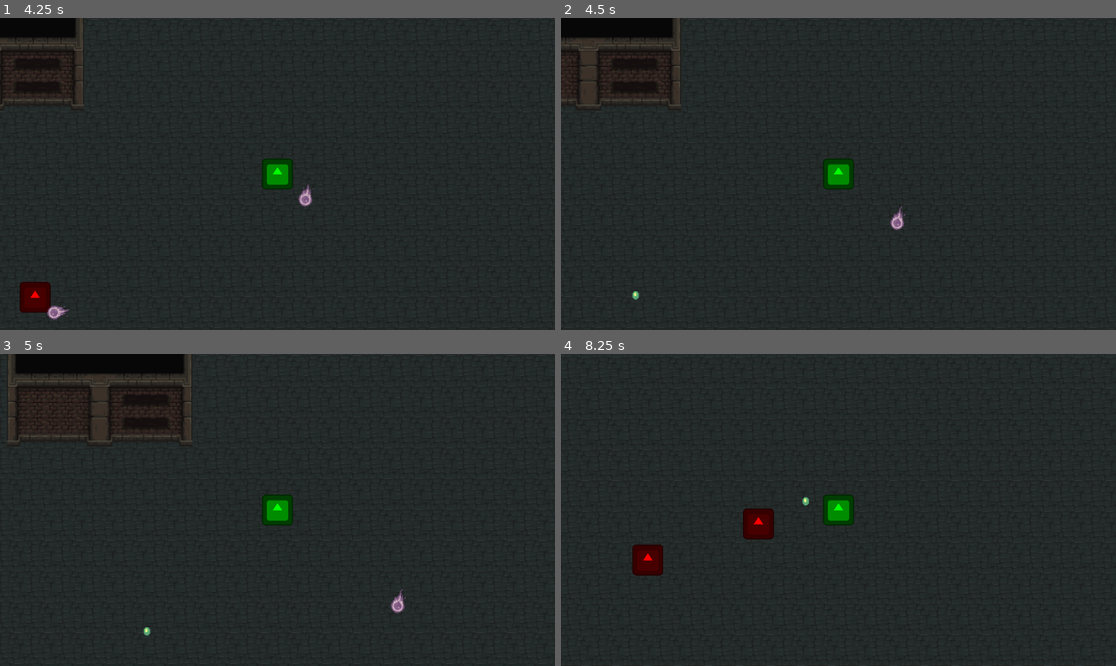
Above: before the commit, frames 1-4 (two rows, left to right).
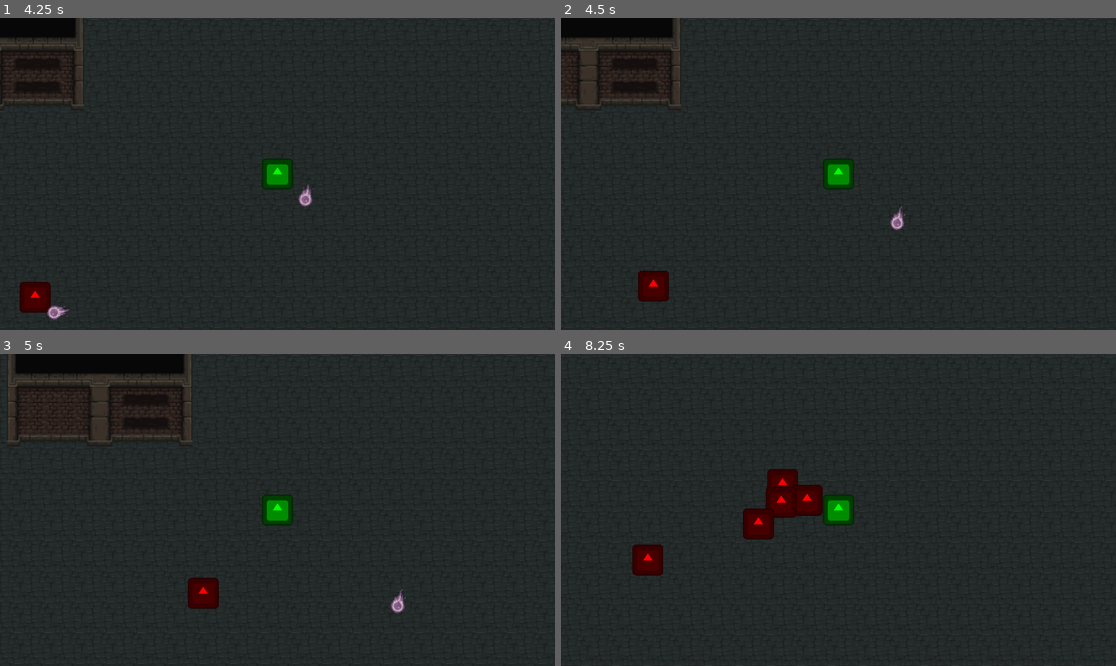
Above: after the commit, the same moments.

Repository: arko-poet/godot-games
Game: Godot game, scene res://sauce/main.tscn
Two runs of this game, one before a commit and one after it. Both use one fixed random seed, a clock stepped at 60 frames per second and the inputs below. The engine's default icon, where the game draws it, is replaced by a stand-in: a white triangle on a blue panel in a dark square.
Inputs:
- Up to frame 1 (4.25 s): tap Enter at 0.5 s; hold D (move_right) 0.53-1.28 s; hold S (move_down) 1.28-2.03 s; hold D (move_right) 2.03-2.78 s; hold W (move_up) 2.78-3.53 s; hold A (move_left) from 3.53 s (still down)
- Up to frame 2 (4.5 s): keep holding A (move_left)
- Up to frame 3 (5 s): keep holding A (move_left)
- Up to frame 4 (8.25 s): release A (move_left) at 5.03 s; hold S (move_down) 5.03-5.78 s; hold D (move_right) 5.78-6.53 s; hold W (move_up) 6.53-7.28 s; hold D (move_right) 7.28-8.03 s; hold S (move_down) from 8.03 s (still down)

Frame 1 is identical in both runs. In frame 2, 0.6% of the frame differs, in the area x 12-20%, y 81-91%; in frame 3, 0.6%; in frame 4, 1.3%, in the area x 36-48%, y 36-53%.

Commit message:
feat(survivors): add hit flashes and monster hp

Diff:
--- /dev/null
+++ b/survivors/sauce/hit_flash.gdshader
@@ -0,0 +1,9 @@
+shader_type canvas_item;
+
+uniform float flash_amount : hint_range(0.0, 1.0) = 0.0;
+
+void fragment() {
+	vec4 new_color = COLOR;
+    new_color.rgb = mix(new_color.rgb, vec3(1.0), flash_amount);
+    COLOR = new_color;
+}
--- a/survivors/sauce/monster.gd
+++ b/survivors/sauce/monster.gd
@@ -1,10 +1,12 @@
 extends CharacterBody2D
-
 
 const SPEED := 100.0
 const XPOrbScene := preload("res://sauce/xp_orb.tscn")
 var target : Node
+var hp := 2
 @onready var navigation: NavigationAgent2D = $Navigation
+@onready var sprite: Sprite2D = $Sprite
+
 
 func _physics_process(_delta: float) -> void:
 	if target:
@@ -24,7 +26,22 @@
 
 
 func hit() -> void:
-	var xp_orb := XPOrbScene.instantiate()
-	xp_orb.global_position = global_position
-	get_parent().add_child(xp_orb)
+	hp -= 1
+	if hp <= 0:
+		var xp_orb := XPOrbScene.instantiate()
+		xp_orb.global_position = global_position
+		get_parent().add_child(xp_orb)
+		_die()
+	else:
+		_hit_flash()
+
+
+func _hit_flash() -> void:
+	sprite.material.set_shader_parameter("flash_amount", 1.0)
+	var t : Tween = create_tween()
+	t.tween_method(func(b): sprite.material.set_shader_parameter("flash_amount", b), 1, 0, 0.1)
+	t.play()
+
+
+func _die() -> void:
 	queue_free()
--- a/survivors/sauce/monster.tscn
+++ b/survivors/sauce/monster.tscn
@@ -2,6 +2,12 @@
 
 [ext_resource type="Script" uid="uid://cgdokq350ee0r" path="res://sauce/monster.gd" id="1_f3lrl"]
 [ext_resource type="Texture2D" uid="uid://db64n4kx11uww" path="res://assets/icon.svg" id="1_pniwd"]
+[ext_resource type="Shader" uid="uid://bn88dr56efcdj" path="res://sauce/hit_flash.gdshader" id="2_xifm1"]
+
+[sub_resource type="ShaderMaterial" id="ShaderMaterial_dpc8o"]
+resource_local_to_scene = true
+shader = ExtResource("2_xifm1")
+shader_parameter/flash_amount = 0.0
 
 [sub_resource type="CircleShape2D" id="CircleShape2D_f3lrl"]
 radius = 16.0
@@ -13,6 +19,7 @@
 
 [node name="Sprite" type="Sprite2D" parent="." unique_id=1979495443]
 modulate = Color(1, 0, 0, 1)
+material = SubResource("ShaderMaterial_dpc8o")
 scale = Vector2(0.25, 0.25)
 texture = ExtResource("1_pniwd")
 
Not shown, added: survivors/sauce/hit_flash.gdshader.uid
